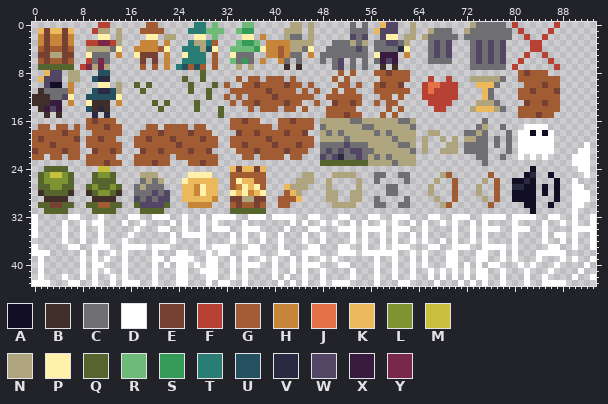
A sprite sheet gets an edit: public/i.png. Above is the file before it was changed.
The file is 94x44 pixels.
Palette (. is transparent): A #120e23  B #402e2b  C #6f6e72  D #ffffff  E #764032  F #b74132  G #a15c34  H #c78539  J #e67146  K #ebb85b  L #7e9432  M #c9c03d  N #aea47e  P #fff1a9  Q #56642e  R #6dba79  S #349c58  T #2a7d75  U #24505f  V #2a2942  W #534664  X #3a1b40  Y #7a2849
Pixels before (only the part around the change), first column x 68:
 4 CW...CWCWCW....FF....
 5 CW...CWCWCW...F..F...
 6 CC...CWCWCW..F....F..
 7 .....CCCCCC.F......F.
 8 .............GEGGG...
 9 .F...NNNNNC..GGGGGGG.
10 FFF...KKKC....GGGEGG.
11 FFF....KC....GGEGGGE.
12 FFF....KC....GGGGGGG.
13 FF....NNNC....EGGEGG.
14 F....NKKKNC..GGGGGGG.
15 .............GGGEGG..
16 .......C.............
17 ......CN..C...DDDD...
18 ....CCNC...C.DDADAD..
19 N.N.NNCC.C.C.DDDDDD..
20 .NN.CCCC.C.C.DDDDDD..
21 NNN.CCCC...C.DDDDDD..
22 ......CC..C..D.D.D...
23 .......C.............
24 ...............A.....
25 NG......G.....AV..A..
26 ..G....N.G..AAVA...A.
27 ..G...N..G..VVAA.A.A.
After:
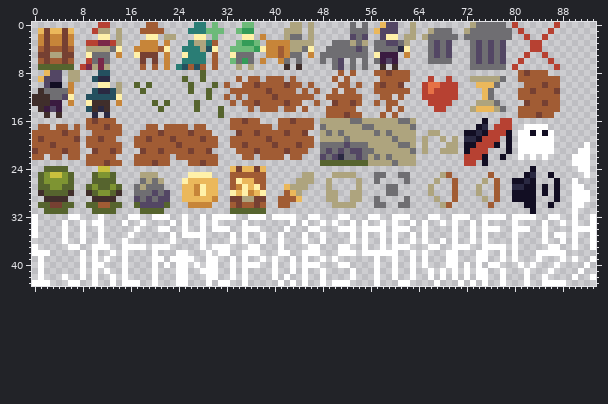
Change:
The author changed colour C to colour A in row 16 at x 75; in row 17 at x 74; in row 18 at x 72 to 73, 75 and 79; in row 19 at x 74 and 79; in row 20 at x 72 to 73, 77 and 79; in row 21 at x 72 and 79.
The author changed colour C to colour A in row 22 at x 75 and 78; in row 23 at x 75.
Colour F now appears in row 16 at x 78 to 79; in row 17 at x 77 and 79; in row 18 at x 76 to 78; in rows 19 to 20 at x 76; in rows 22 to 23 at x 72 to 73.
The author changed colour C to colour F in row 17 at x 78; in row 19 at x 75 and 77; in row 20 at x 74 to 75; in row 21 at x 73 to 75; in row 22 at x 74.
The author changed colour N to colour V in row 17 at x 75; in row 18 at x 74; in row 19 at x 72 to 73.
Pixel boxes of the changes (left, top, right, bottom) in both pictures:
changed: (464, 118, 512, 166)
